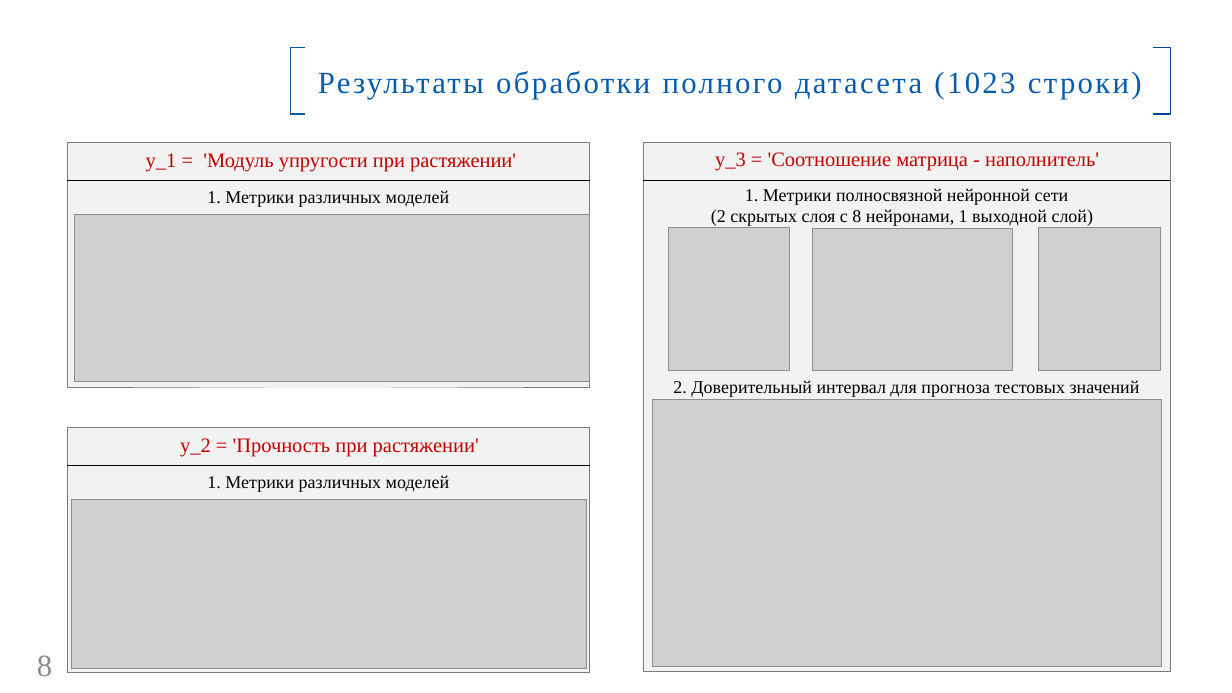
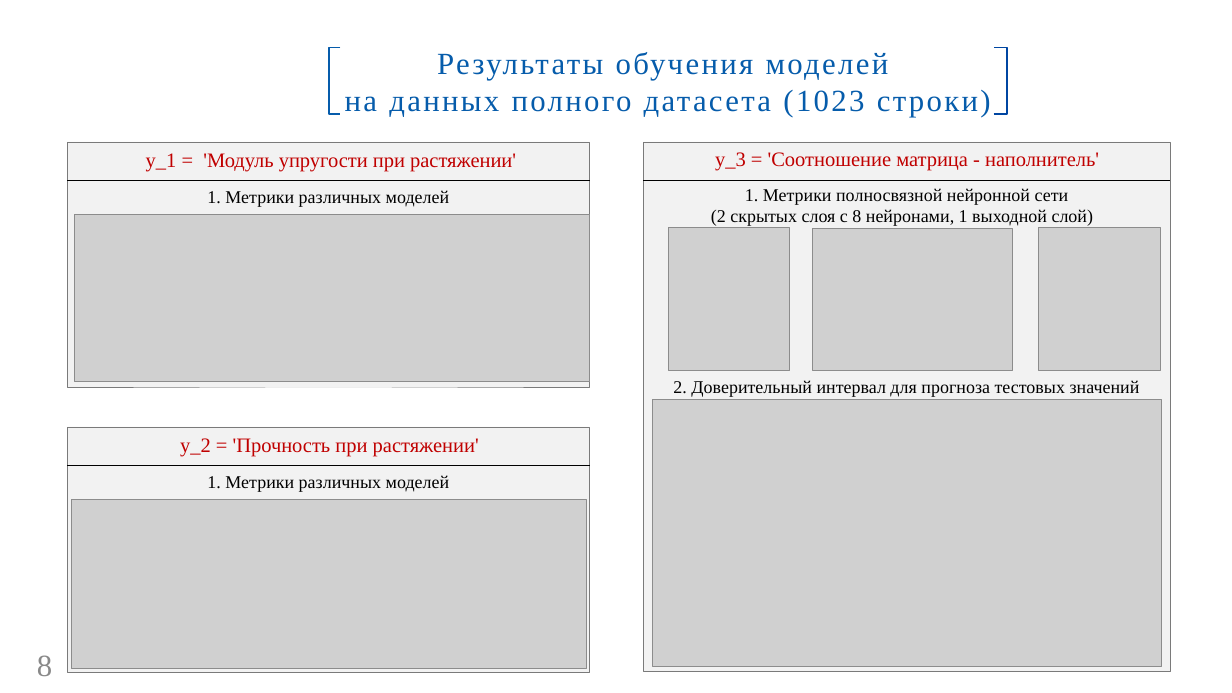
Before and after one commit to GorshkovAndrey/BMSTU, a slide deck: slide 8 of Для защиты ВКР/Презентация ВКР. Горшков А. В..pptx. Drawn at 1232x693 pixels with LibreOffice and Linux fonts; fonts in the diff are those of the drawing; grey boxes stand for pictures; background and template pictures are left out. Boxes give left, top, right and bottom in pixels: in the first picture for what was removed or moved away, otherwise in the second. Text is boxed around its words. In the diff, an @@ line names an element or a change of style, - is before the commit and + after.

```diff
--- a/Для защиты ВКР/Презентация ВКР. Горшков А. В..pptx
+++ b/Для защиты ВКР/Презентация ВКР. Горшков А. В..pptx
@@ freeform shape resized from (x1=290, y1=47, x2=305, y2=114) to (x1=329, y1=47, x2=340, y2=114) @@
@@ rectangle "Результаты обучения моделей" resized from (x1=290, y1=47, x2=1170, y2=114) to (x1=329, y1=47, x2=1006, y2=114) @@
@@ text in rectangle at (x1=345, y1=52, x2=991, y2=117): text changed @@
-Результаты обработки полного датасета (1023 строки)
+Результаты обучения моделей
+на данных полного датасета (1023 строки)
@@ freeform shape resized from (x1=1153, y1=47, x2=1171, y2=114) to (x1=994, y1=47, x2=1006, y2=114) @@
```
Also in this commit, not shown: 4 other slides changed, 2 other files.
